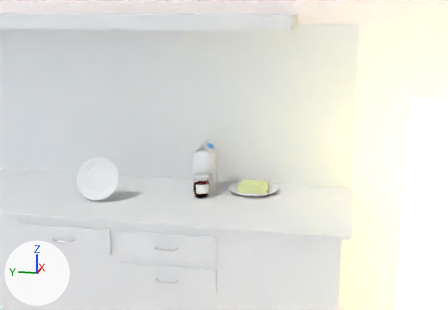
One commit to the Blender file 04-Shots/el-shot5.blend: the scene before it, then after it.
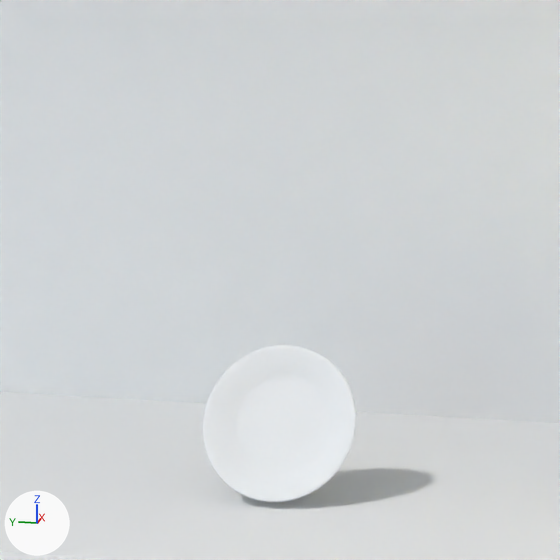
There are two pictures of each version: one from a 50 mm camera at (-0.01, -11.13, 9.53) aimed at (16.95, -7.74, 5.29), one close up on the part from 5% to 39% of the width and 20% to 70% of the height. The lights are fixed; the arrows at lower left show +X, +Y and +Z.

Names of what the first close-up shows: 'Teller', 'szene1.000'.
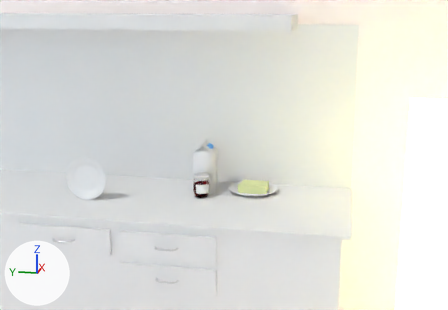
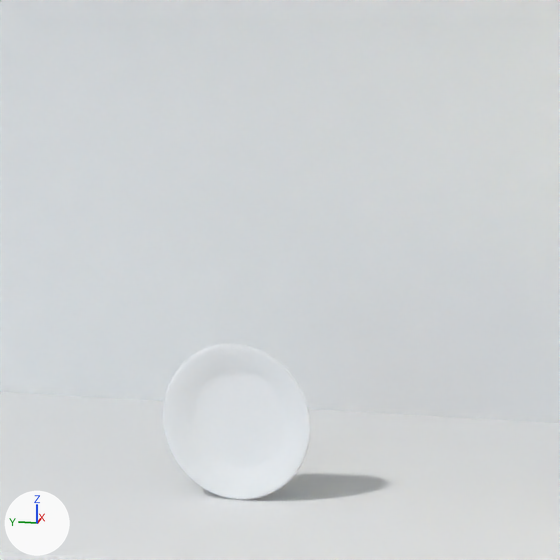
Commit message: Shot5 finalest final

Changed parts and their boxes [x1, y1, x2, y2] in the close-ups (560 x 560 px):
```json
{"object": "Teller", "change": "moved, turned", "before": [203, 345, 356, 502], "after": [163, 344, 311, 500]}
```

The change, as JSON lines over the scene's bpy script:
```json
{"op": "set", "path": "ob_teller.location", "old": "(16.151, -4.245, 4.604)", "new": "(16.108, -3.911, 4.644)"}
{"op": "set", "path": "ob_teller.rotation_euler", "old": "(0.323, -1.102, -0.307)", "new": "(0.113, -1.494, -0.134)", "note": "degrees (19, -63, -18) -> degrees (6.5, -86, -7.7)"}
```
